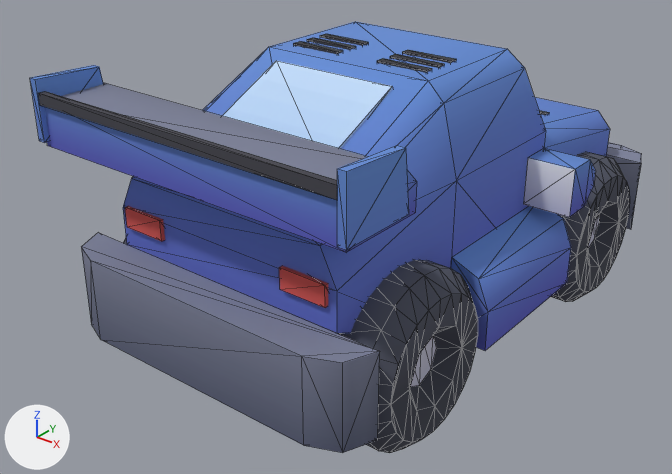
Before and after pictures for a commit that changed the glTF model public/assets/concepts/carve-plus.glb.
Before and after are seen from a 50 mm camera at (0.77, -1.105, 0.79) aimed at (-0.046, -0.084, 0.157). Every picture has the same lights, and +X, +Y and +Z are marked at lower left. The older version comes first. Mesh edges are drawn as thin lines. Vertices at exactly the same position are counted once.

In view in the first picture: 'carve-plus', 'wheel-br', 'wheel-fr'.
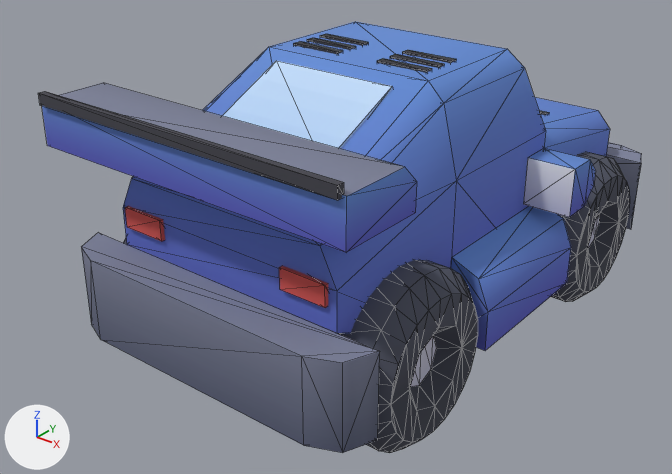
What differs and where, as boxes [x1, y1, x2, y2] in the pictures (672 x 474 px):
'carve-plus', reshaped
    before: [30, 22, 641, 453]
    after: [38, 22, 641, 453]
part 1 of me_body, deleted (blue)
    before: [30, 65, 103, 143]
part 2 of me_body, deleted (blue)
    before: [337, 146, 409, 250]

The change in detail:
me_body is used by ob_carve_plus; location (0.0, 0.0, 0.0).
me_body had 364 vertices, 600 faces and spanned x -0.262..0.262, y -0.445..0.438, z 0.087..0.455.
me_body now has 348 vertices, 576 faces and spans x -0.262..0.262, y -0.444..0.438, z 0.087..0.453.
me_body part 1: the loose piece of 8 vertices spanning x -0.256..-0.244, y -0.445..-0.335, z 0.37..0.455 is deleted.
me_body part 2: the loose piece of 8 vertices spanning x 0.244..0.256, y -0.445..-0.335, z 0.37..0.455 is deleted.
